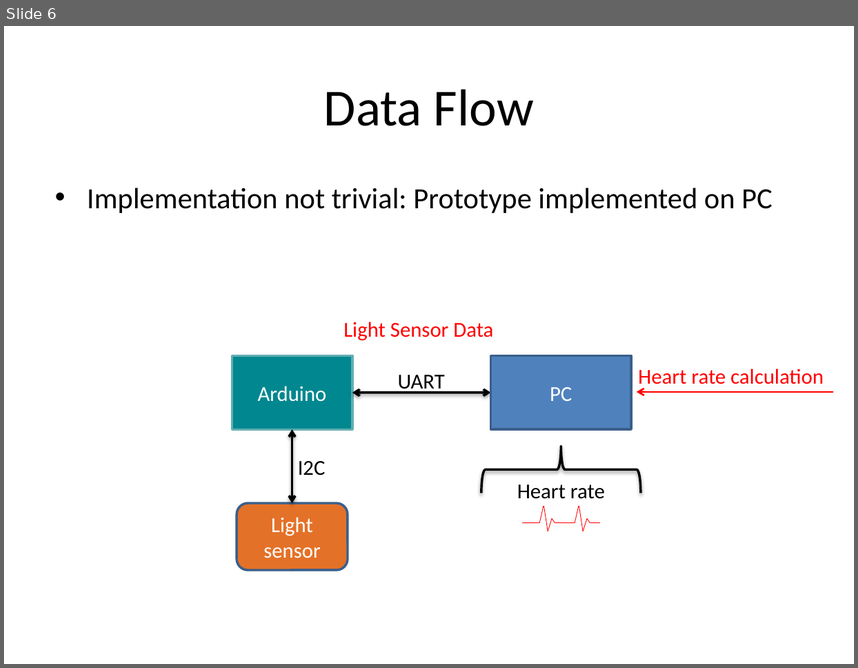
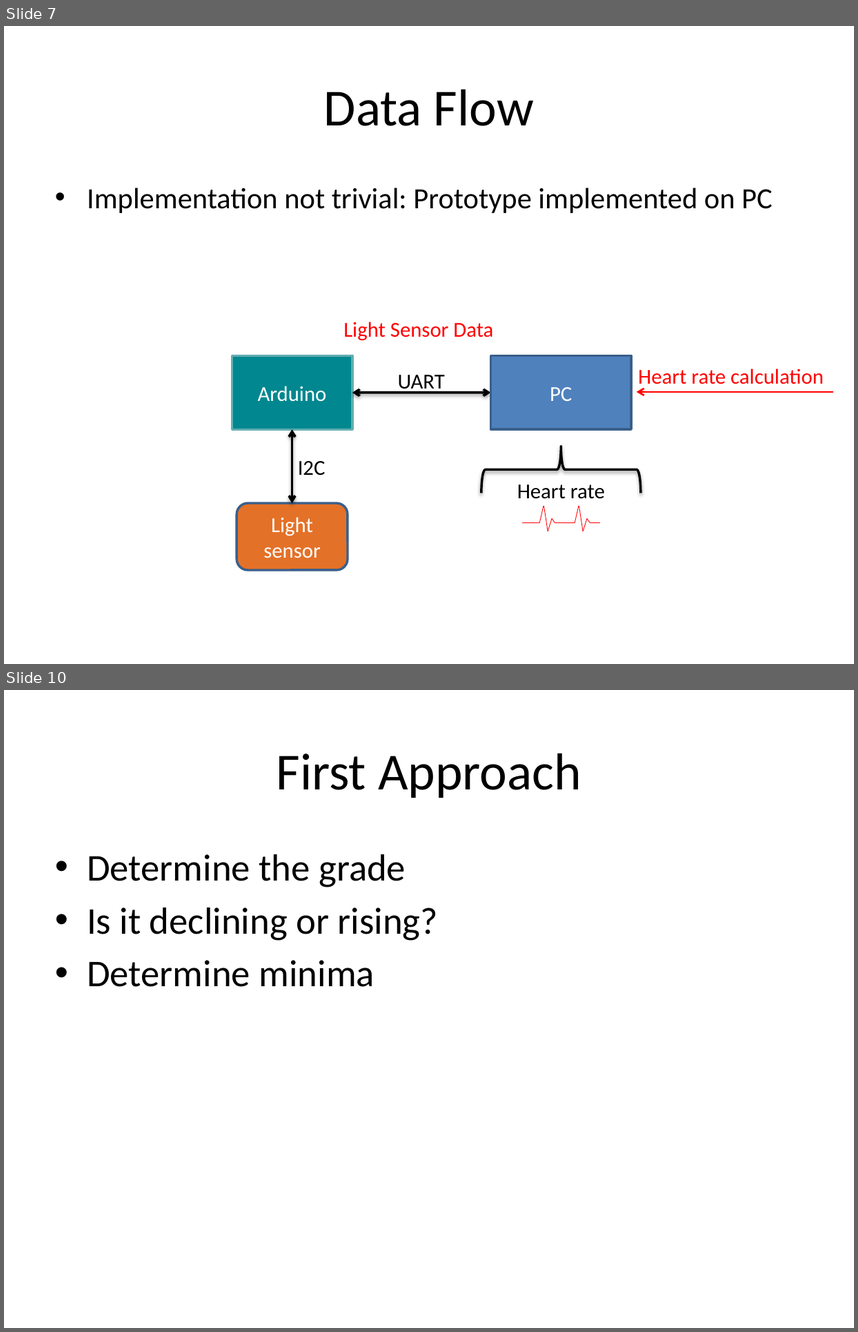
Before and after one commit to UbiquitousComputingSS14/Documentation, a slide deck: res/HeartRateMonitor.pptx. Shown one above the other, each under a label of ours: slide 6 before the commit, slides 7 and 10 after it; the slides between them are not shown. The pictures are 858x668 and 858x1332 pixels, drawn with LibreOffice and Linux fonts; fonts in the diff are those of the drawing. Boxes give left, top, right and bottom in pixels: in the first picture for what was removed or moved away, otherwise in the second. Text is boxed around its words. In the diff, an @@ line names an element or a change of style, - is before the commit and + after.

```diff
--- a/res/HeartRateMonitor.pptx
+++ b/res/HeartRateMonitor.pptx
@@ slide 10 added at (x1=4, y1=690, x2=854, y2=1328), background #FFFFFF @@
@@ title added at (x1=277, y1=753, x2=582, y2=798), 44 pt, text #000000 @@
+First Approach
@@ text added at (x1=87, y1=854, x2=438, y2=987), 32 pt, text #000000 @@
+• Determine the grade
+• Is it declining or rising?
+• Determine minima
@@ what was slide 6 is now slide 7 @@
```
Also in this commit, not shown: 13 slides changed, 10 other slides added, 4 slides removed, 1 other file.
